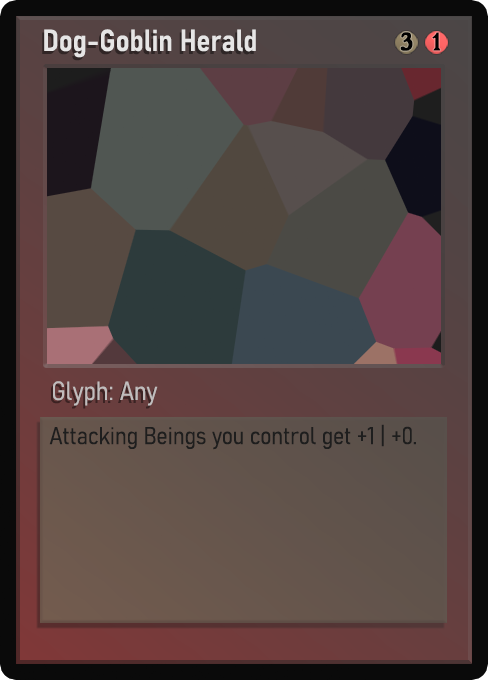
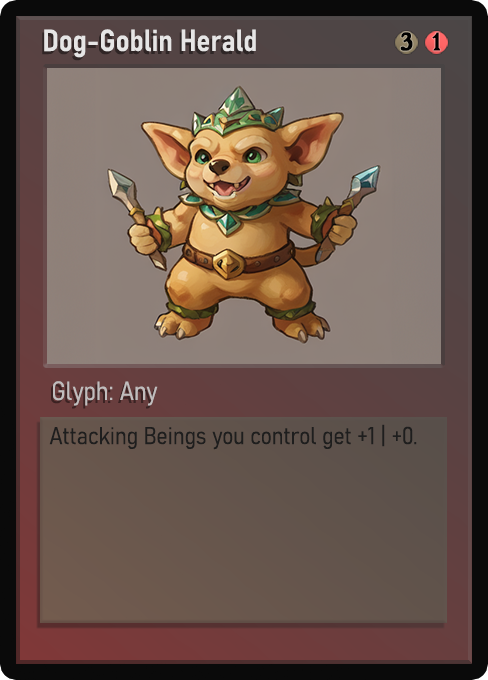
Two versions of the same layered image (w=488, h=680). Layer-by-layer changes:
painted on "Name" over [44, 30, 252, 57]
painted on "Class" over [53, 383, 152, 406]
painted on "Desc_norm" over [65, 424, 417, 450]
painted on "Artwork" over [47, 68, 441, 364]
